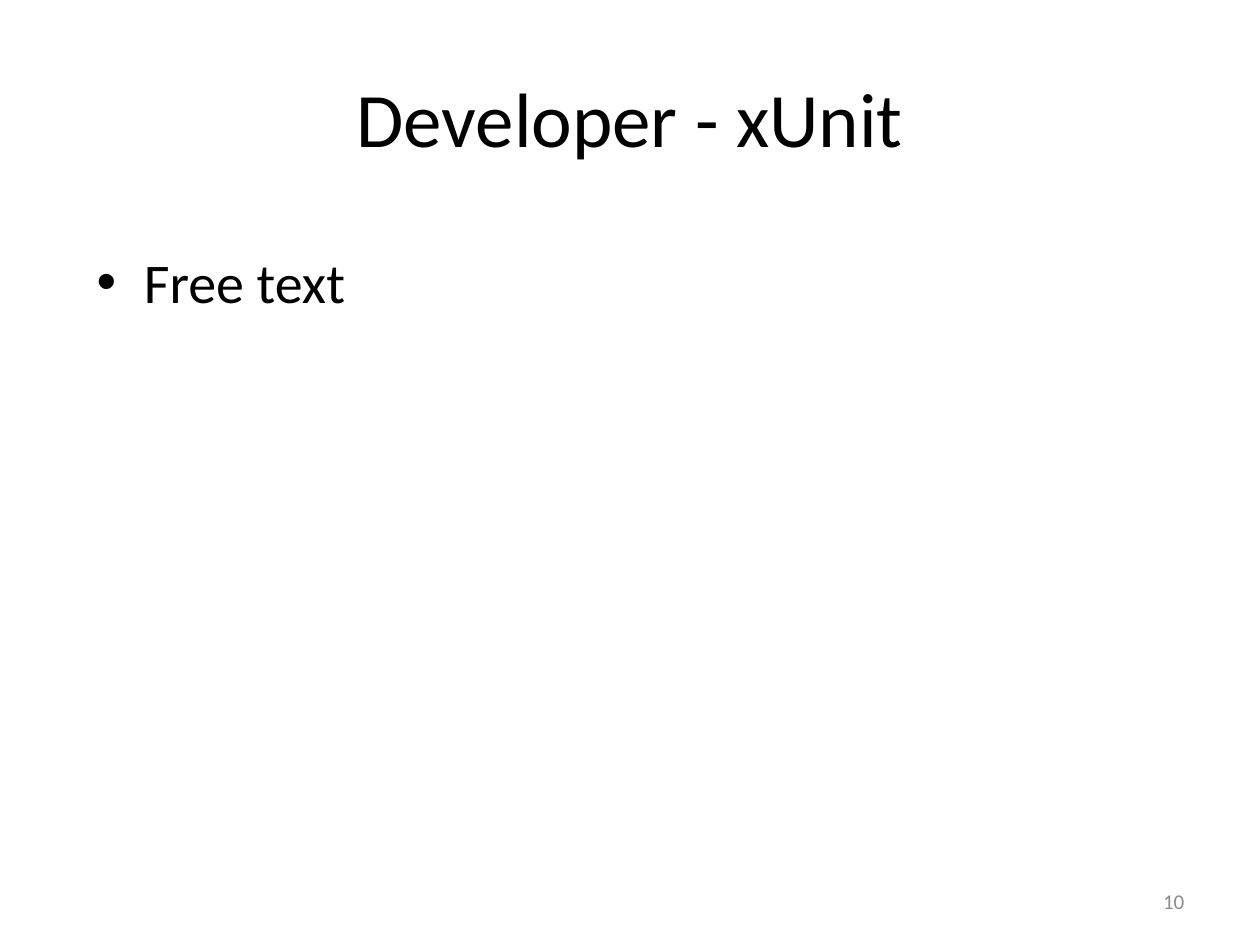
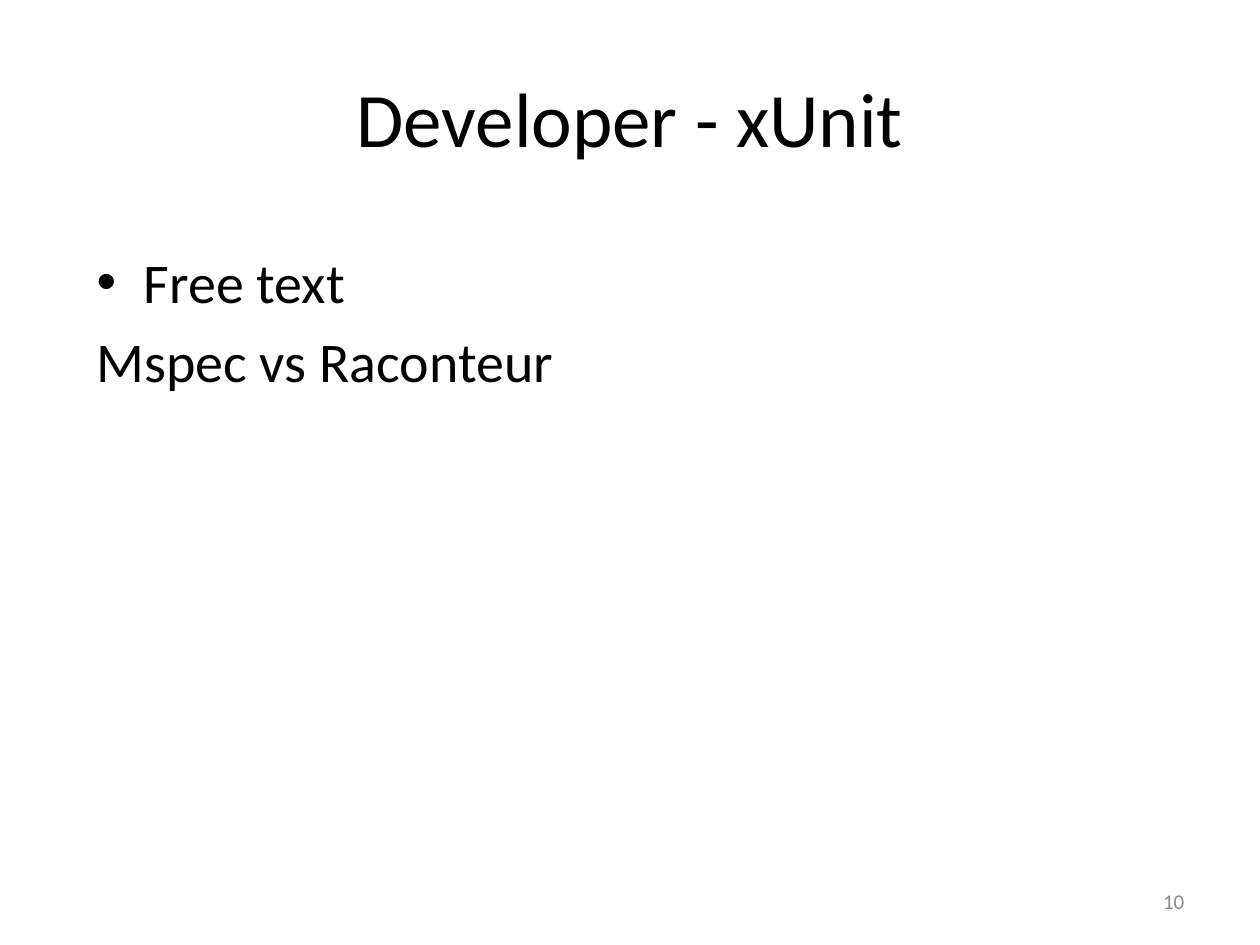
Before and after one commit to msuarz/portfolio, a slide deck: slide 10 of agile2011/presentation.pptx. Drawn at 1260x945 pixels with LibreOffice and Linux fonts; fonts in the diff are those of the drawing. Boxes give left, top, right and bottom in pixels: in the first picture for what was removed or moved away, otherwise in the second. Text is boxed around its words. In the diff, an @@ line names an element or a change of style, - is before the commit and + after.

```diff
--- a/agile2011/presentation.pptx
+++ b/agile2011/presentation.pptx
@@ text at (97, 346, 553, 391): paragraph added @@
+Mspec vs Raconteur
```
Also in this commit, not shown: 12 other slides changed, 1 slide added, 2 slides removed, 1 other file.
